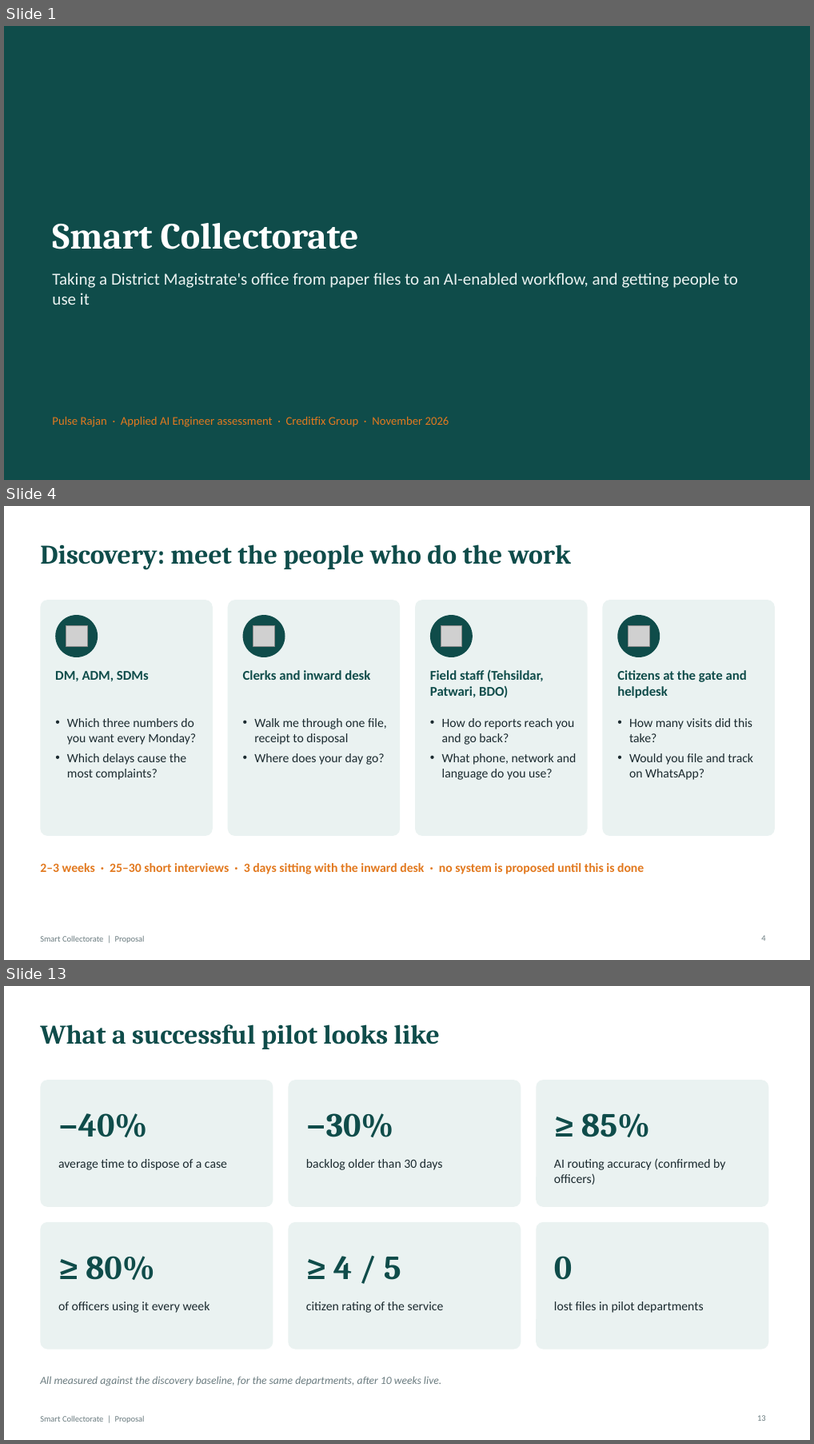
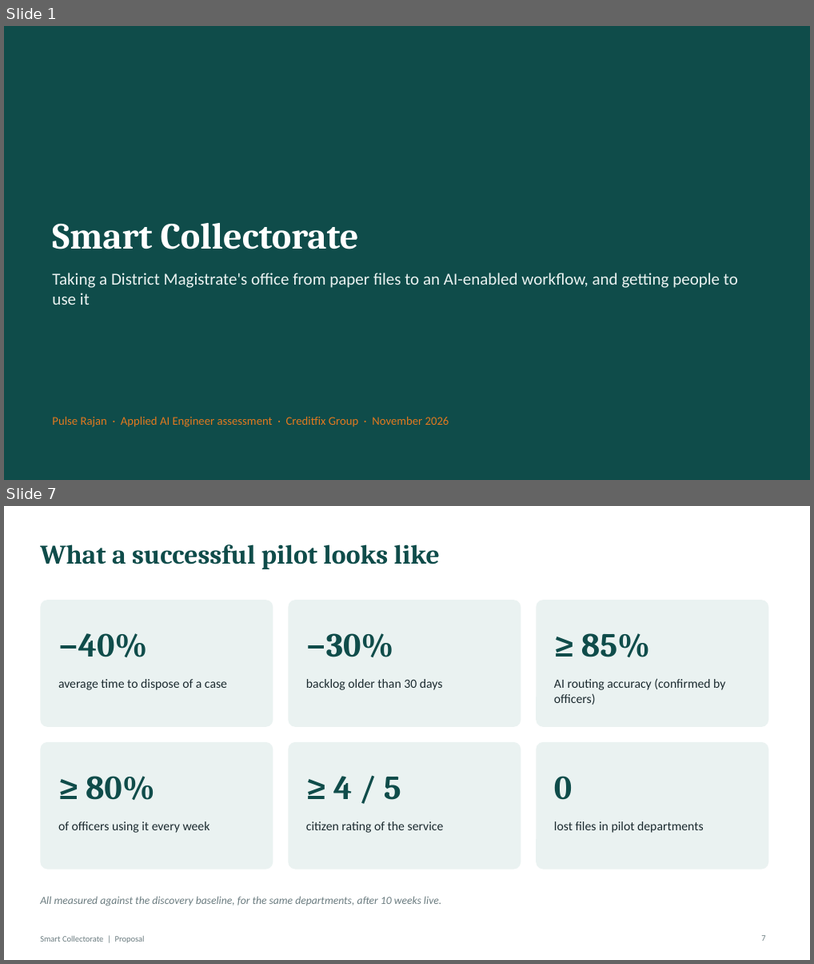
Before and after one commit to easycodewithme/Assignemnt-Automation, a slide deck: presentation/Smart_Collectorate_Proposal.pptx. Shown one above the other, each under a label of ours: slides 1, 4 and 13 before the commit, slides 1 and 7 after it; the slides between them are not shown. The pictures are 814x1444 and 814x964 pixels, drawn with LibreOffice and Linux fonts; fonts in the diff are those of the drawing; grey boxes stand for pictures. Boxes give left, top, right and bottom in pixels: in the first picture for what was removed or moved away, otherwise in the second. Text is boxed around its words. In the diff, an @@ line names an element or a change of style, - is before the commit and + after.

```diff
--- a/presentation/Smart_Collectorate_Proposal.pptx
+++ b/presentation/Smart_Collectorate_Proposal.pptx
@@ slide 4 removed at [4, 506, 810, 960], background #FFFFFF; not listed: 1 template element that a slide beside it also shows @@
@@ title removed at [40, 544, 571, 570] @@
-Discovery: meet the people who do the work
@@ rounded rectangle removed at [40, 600, 213, 836] @@
@@ rounded rectangle removed at [228, 600, 400, 836] @@
@@ rounded rectangle removed at [415, 600, 588, 836] @@
@@ rounded rectangle removed at [603, 600, 775, 836] @@
@@ ellipse removed at [55, 615, 98, 657] @@
@@ ellipse removed at [243, 615, 286, 657] @@
@@ ellipse removed at [430, 615, 473, 657] @@
@@ ellipse removed at [618, 615, 660, 657] @@
@@ picture removed at [66, 626, 87, 647] @@
@@ picture removed at [254, 626, 274, 647] @@
@@ picture removed at [441, 626, 462, 647] @@
@@ picture removed at [628, 626, 650, 647] @@
@@ text removed at [55, 671, 149, 681] @@
-DM, ADM, SDMs
@@ text removed at [243, 670, 370, 680] @@
-Clerks and inward desk
@@ text removed at [430, 669, 544, 698] @@
-Field staff (Tehsildar, Patwari, BDO)
@@ text removed at [618, 670, 747, 698] @@
-Citizens at the gate and helpdesk
@@ text removed at [67, 718, 196, 780] @@
-• Which three numbers do you want every Monday?
-• Which delays cause the most complaints?
@@ text removed at [254, 718, 387, 764] @@
-• Walk me through one file, receipt to disposal
-• Where does your day go?
@@ text removed at [442, 718, 576, 780] @@
-• How do reports reach you and go back?
-• What phone, network and language do you use?
@@ text removed at [630, 718, 754, 780] @@
-• How many visits did this take?
-• Would you file and track on WhatsApp?
@@ text removed at [40, 863, 644, 874] @@
-2–3 weeks · 25–30 short interviews · 3 days sitting with the inward desk · no system is proposed until this is done
@@ page number removed at [762, 935, 766, 940] @@
-4
@@ what was slide 13 is now slide 7 @@
@@ page number at [762, 935, 766, 940]: text changed @@
-13
+7
```
Also in this commit, not shown: 4 slides changed, 4 slides added, 13 other slides removed, 1 other file.
